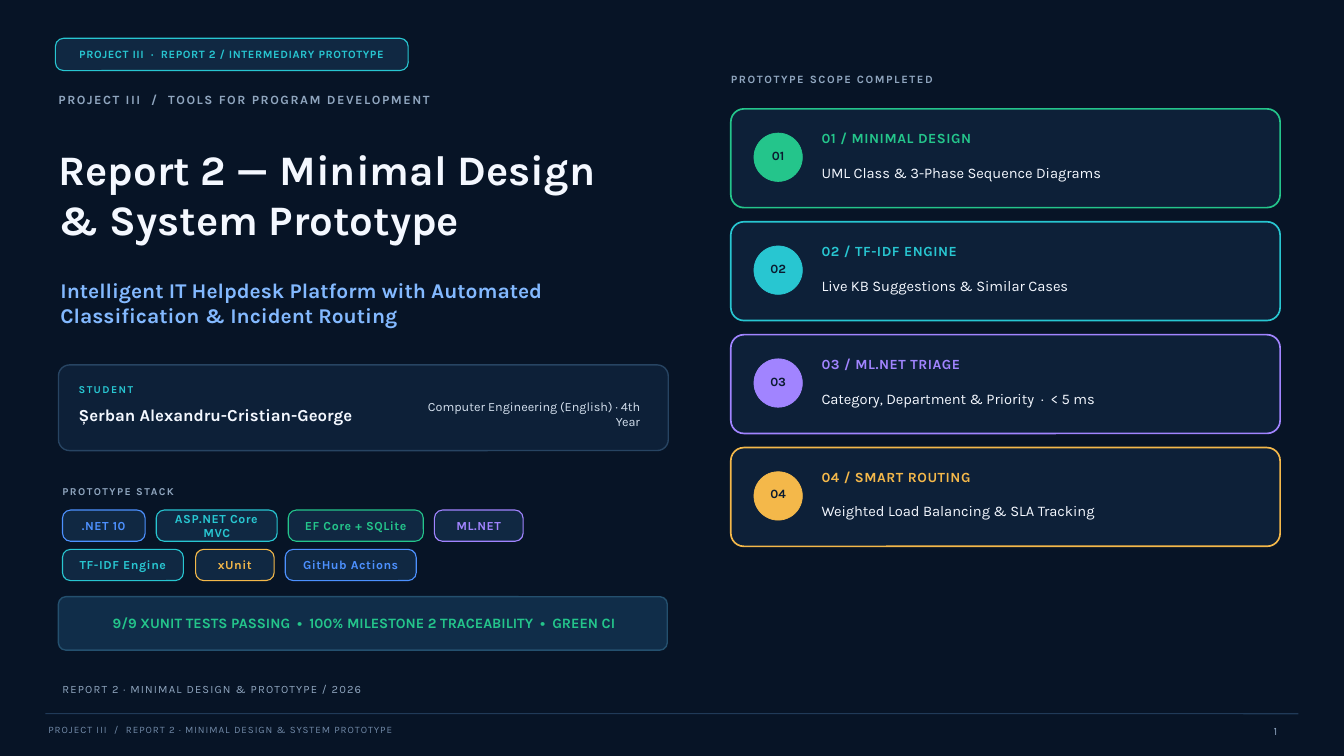
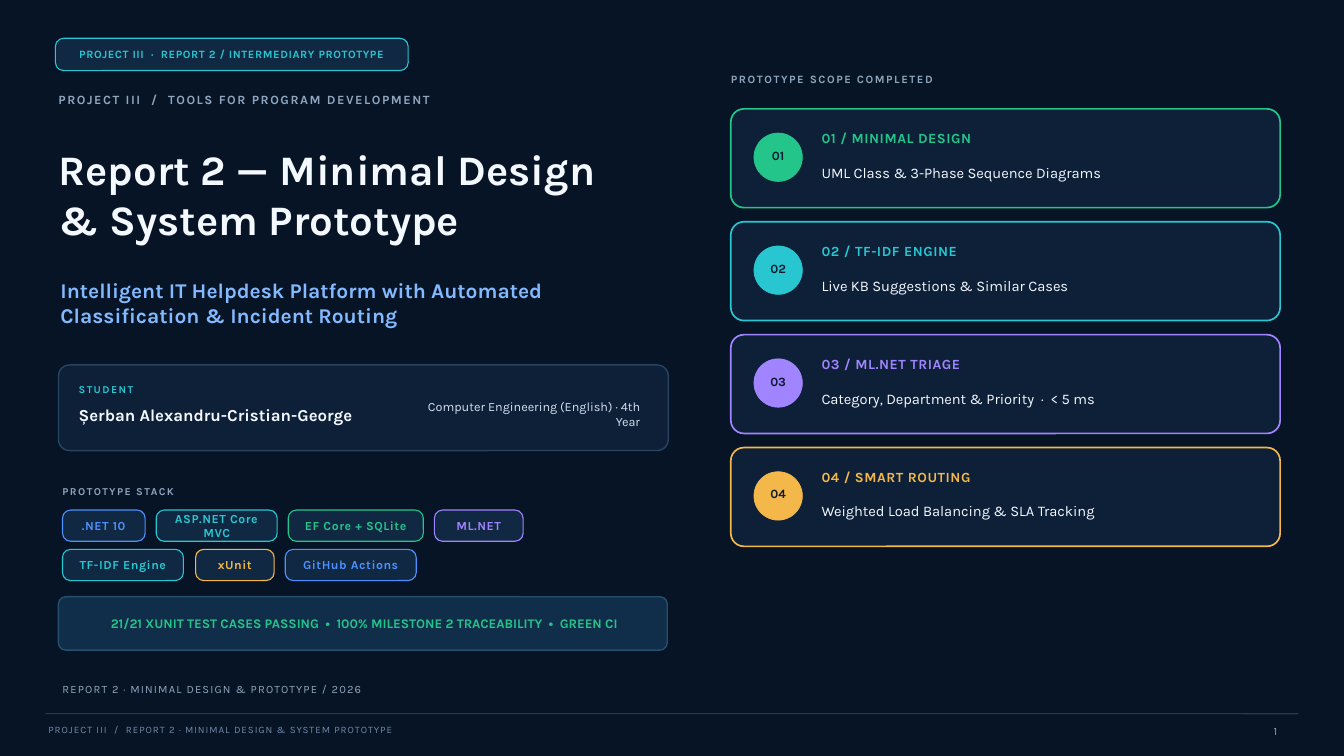
Before and after one commit to AlexandruCristianGeorgeSerban/IT-Helpdesk-Platform, a slide deck: slide 1 of Docs/Project 3 Tools/Report 2 - Intermediary/IT_Helpdesk_Report2_Intermediary.pptx. Drawn at 1344x756 pixels with LibreOffice and Linux fonts; fonts in the diff are those of the drawing. Boxes give left, top, right and bottom in pixels: in the first picture for what was removed or moved away, otherwise in the second. Text is boxed around its words. In the diff, an @@ line names an element or a change of style, - is before the commit and + after.

```diff
--- a/Docs/Project 3 Tools/Report 2 - Intermediary/IT_Helpdesk_Report2_Intermediary.pptx
+++ b/Docs/Project 3 Tools/Report 2 - Intermediary/IT_Helpdesk_Report2_Intermediary.pptx
@@ text at [111, 618, 617, 629]: text changed; size 10.2 to 9.4 pt @@
-9/9 XUNIT TESTS PASSING • 100% MILESTONE 2 TRACEABILITY • GREEN CI
+21/21 XUNIT TEST CASES PASSING • 100% MILESTONE 2 TRACEABILITY • GREEN CI
```
Also in this commit, not shown: 7 other slides changed, 1 other file.
